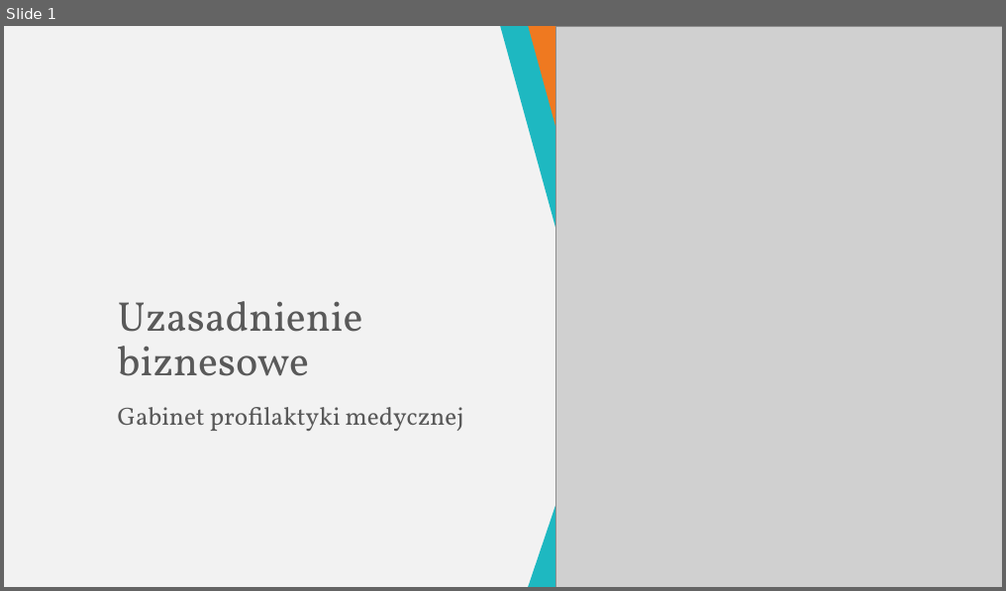
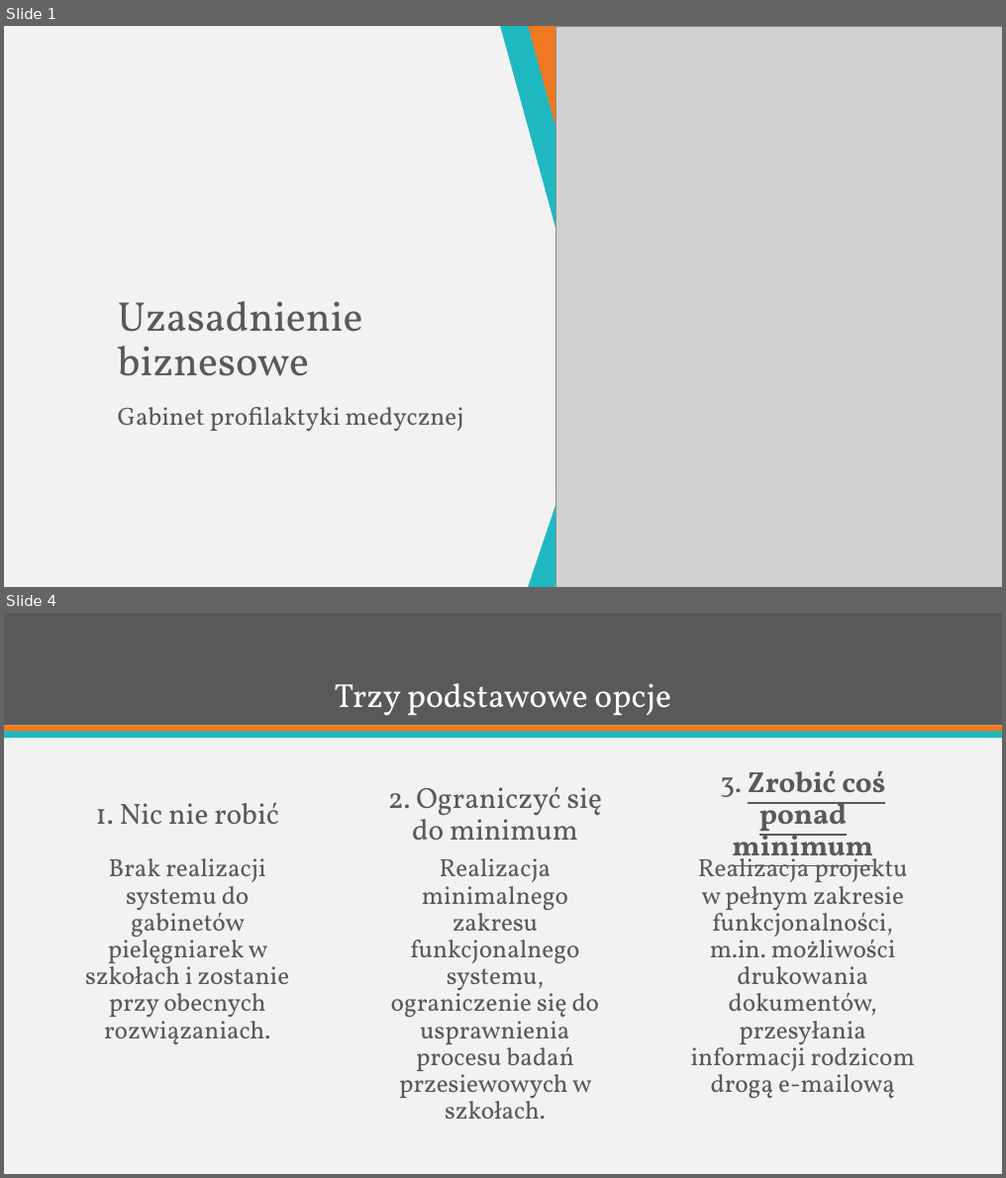
Before and after one commit to jakubpolczynski/Gabinet-Profilaktyki-Medycznej, a slide deck: Dokumentacja/Uzasadnienie biznesowe/Uzasadnienie biznesowe.pptx. Shown one above the other, each under a label of ours: slide 1 before the commit, slides 1 and 4 after it; the slides between them are not shown. The pictures are 1006x591 and 1006x1178 pixels, drawn with LibreOffice and Linux fonts; fonts in the diff are those of the drawing; grey boxes stand for pictures. Boxes give left, top, right and bottom in pixels: in the first picture for what was removed or moved away, otherwise in the second. Text is boxed around its words. In the diff, an @@ line names an element or a change of style, - is before the commit and + after.

```diff
--- a/Dokumentacja/Uzasadnienie biznesowe/Uzasadnienie biznesowe.pptx
+++ b/Dokumentacja/Uzasadnienie biznesowe/Uzasadnienie biznesowe.pptx
@@ slide 4 added at (4,613,1002,1174), background #F2F2F2 @@
@@ rectangle added at (4,613,1002,725), fill #595959 @@
@@ title added at (335,683,671,716), 32 pt, text #FFFFFF @@
+Trzy podstawowe opcje
@@ rectangle added at (4,725,1002,732), fill #EF7920 @@
@@ rectangle added at (4,731,1002,738), fill #1EB8C1 @@
@@ text added at (388,787,602,840), 28 pt, text #595959 @@
+2. Ograniczyć się do minimum
@@ text added at (720,771,885,868), 28 pt, text #595959, bold, underline @@
+3. Zrobić coś ponad minimum
@@ text added at (95,803,279,824), 28 pt, text #595959 @@
+1. Nic nie robić
@@ text added at (85,859,289,1045), 24 pt, text #595959 @@
+Brak realizacji systemu do gabinetów pielęgniarek w szkołach i zostanie przy obecnych rozwiązaniach.
@@ text added at (391,859,600,1119), 24 pt, text #595959 @@
+Realizacja minimalnego zakresu funkcjonalnego systemu, ograniczenie się do usprawnienia procesu badań przesiewowych w szkołach.
@@ text added at (691,854,915,1098), 24 pt, text #595959 @@
+Realizacja projektu w pełnym zakresie funkcjonalności, m.in. możliwości drukowania dokumentów, przesyłania informacji rodzicom drogą e-mailową
```
Also in this commit, not shown: 1 slide changed, 7 other slides added, 10 slides removed.
